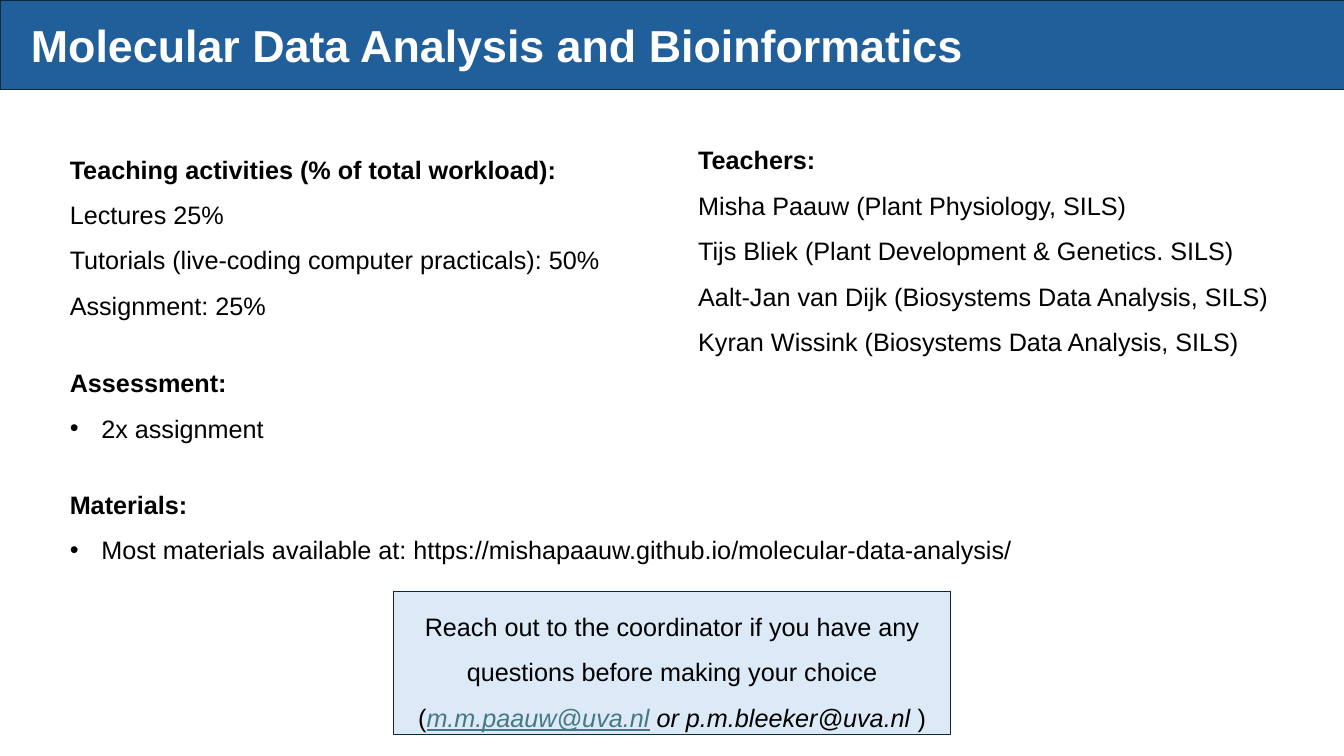
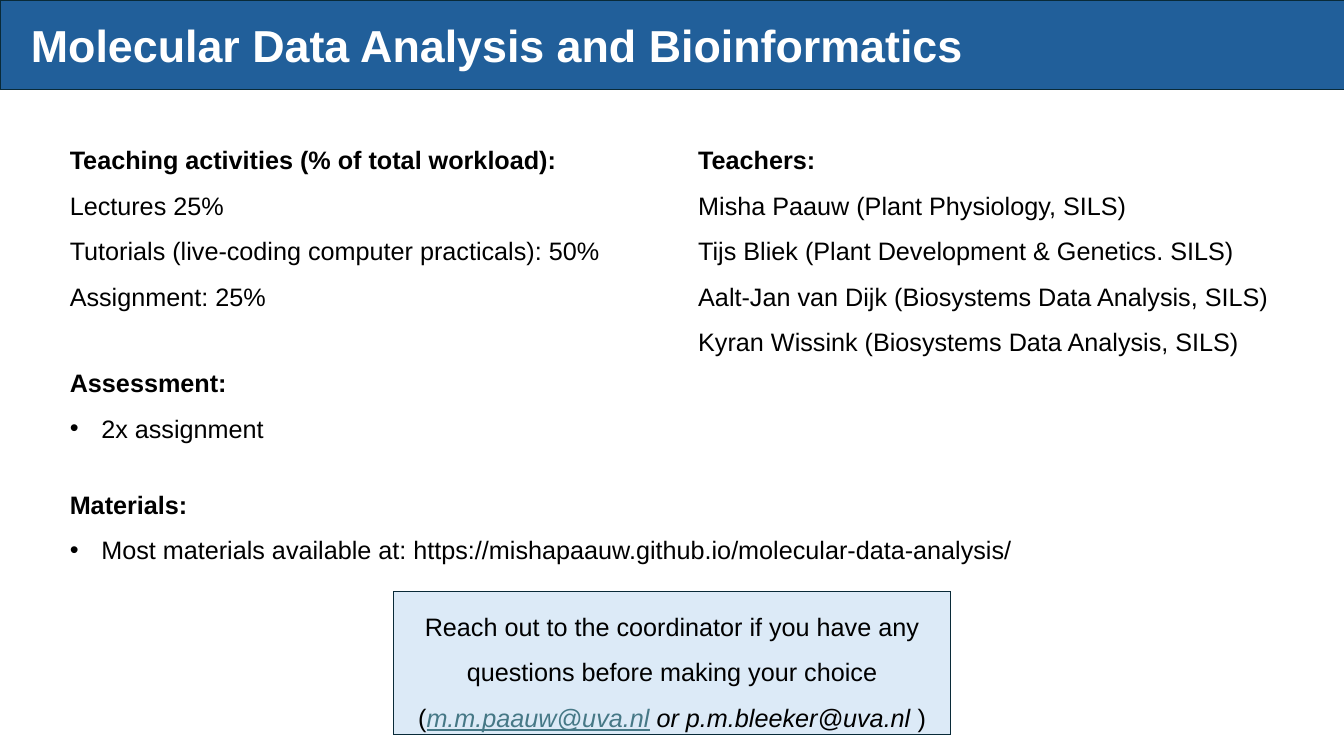
Before and after one commit to mishapaauw/molecular-data-analysis, a slide deck: slide 6 of lectures/QS_pitch_MDA_2026.pptx (slide 4 before the commit). Drawn at 1344x756 pixels with LibreOffice and Linux fonts; fonts in the diff are those of the drawing. Boxes give left, top, right and bottom in pixels: in the first picture for what was removed or moved away, otherwise in the second. Text is boxed around its words. In the diff, an @@ line names an element or a change of style, - is before the commit and + after.

```diff
--- a/lectures/QS_pitch_MDA_2026.pptx
+++ b/lectures/QS_pitch_MDA_2026.pptx
@@ text "Teaching activities (% of total ...": place and size @@
-text "Teaching activities (% of total ..." at bbox=[70, 160, 599, 320]
+text "Teaching activities (% of total ..." at bbox=[70, 150, 599, 311]
```
Also in this commit, not shown: 3 other slides changed, 2 slides added, 1 other file.
